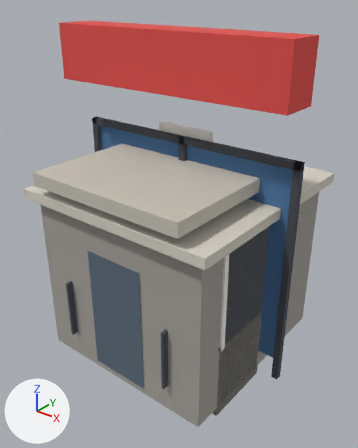
A saved change to the glTF model game/levels/micro15/details.glb.
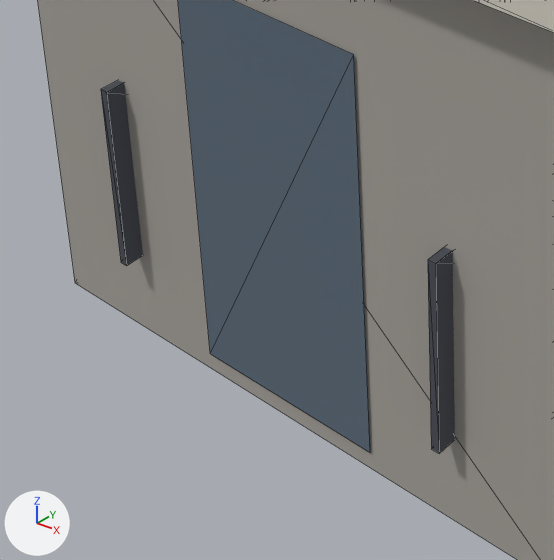
There are two pictures of each version: one whole from a 50 mm lens placed at (4.39, -5.64, 5.52), pointed at (-0.01, -0.14, 2.12), one close up on the part from 10% to 55% of the width and 58% to 94% of the height. The lights are fixed; the arrows at lower left show +X, +Y and +Z. The first two pictures are the older version. The close-ups show mesh edges as thin lines. Vertices at exactly the same position are counted once.

Before the edit, the objects in view are built like this:
```python
me_entrance = bpy.data.meshes.new('entrance')
me_entrance.from_pydata(...)  # 88 vertices, 128 faces; spans x -1.3..1.3, y -1.8..0.0, z 0.0..3.65
# faces by material slot: [2, 48, 4, 12, 36, 24, 2]
me_entrance.materials.append(mat_c3_door)  # brown #6d4630
me_entrance.materials.append(mat_c3_frame_brown)  # brown #7a4f35
me_entrance.materials.append(mat_c3_glass)  # blue #3e6596
me_entrance.materials.append(mat_c3_canopy)  # light grey #c9c4b8
me_entrance.materials.append(mat_c3_step)  # grey #b5b0a6
me_entrance.materials.append(mat_c3_metal)  # dark grey #4a4e57
me_entrance.materials.append(mat_c3_frame_white)  # white #f7f5ef
me_roof_hut = bpy.data.meshes.new('roof_hut')
me_roof_hut.from_pydata(...)  # 20 vertices, 26 faces; spans x -1.65..1.65, y -1.75..1.75, z 0.0..2.8
# faces by material slot: [12, 12, 2]
me_roof_hut.materials.append(mat_c3_roof_box)  # grey #a7a39c
me_roof_hut.materials.append(mat_c3_slab)  # light grey #d9d4c8
me_roof_hut.materials.append(mat_c3_door_metal)  # greyish blue #5b6b7a
ob_entrance = bpy.data.objects.new('entrance', me_entrance)
ob_entrance.location = (0.0, 0.0, 0.0)
ob_roof_hut = bpy.data.objects.new('roof_hut', me_roof_hut)
ob_roof_hut.location = (0.0, 0.0, 0.0)
```
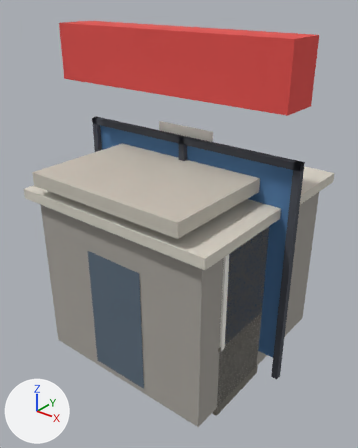
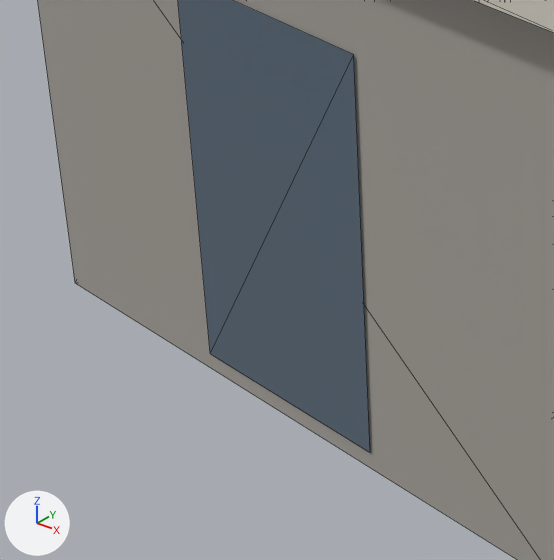
Boxes [x1, y1, x2, y2] around the edits, measured in the close-ups (554 x 560 px):
'entrance', reshaped (not visible afterwards)
    before: [101, 80, 455, 453]
part 1 of me_entrance, deleted
    before: [101, 80, 143, 266]
part 2 of me_entrance, deleted
    before: [428, 247, 455, 453]

Diff of the bpy script that builds the scene:
```diff
--- a/game/levels/micro15/details.glb.py
+++ b/game/levels/micro15/details.glb.py
@@ me_entrance @@
 # used by ob_entrance; location = (0.0, 0.0, 0.0)
-me_entrance.from_pydata(...)  # 88 vertices, 128 faces; spans x -1.3..1.3, y -1.8..0.0, z 0.0..3.65
+me_entrance.from_pydata(...)  # 72 vertices, 104 faces; spans x -1.3..1.3, y -1.8..0.0, z 0.0..3.65
+# me_entrance part 1: the loose piece of 8 vertices spanning x -0.97..-0.93, y -1.7..-0.1, z 0.45..1.4 is deleted
+# me_entrance part 2: the loose piece of 8 vertices spanning x 0.93..0.97, y -1.7..-0.1, z 0.45..1.4 is deleted
 me_entrance.materials.append(mat_c3_door)
@@ me_entrance @@
 me_entrance.materials.append(mat_c3_step)
-me_entrance.materials.append(mat_c3_metal)  # dark grey #4a4e57
 me_entrance.materials.append(mat_c3_frame_white)
```
